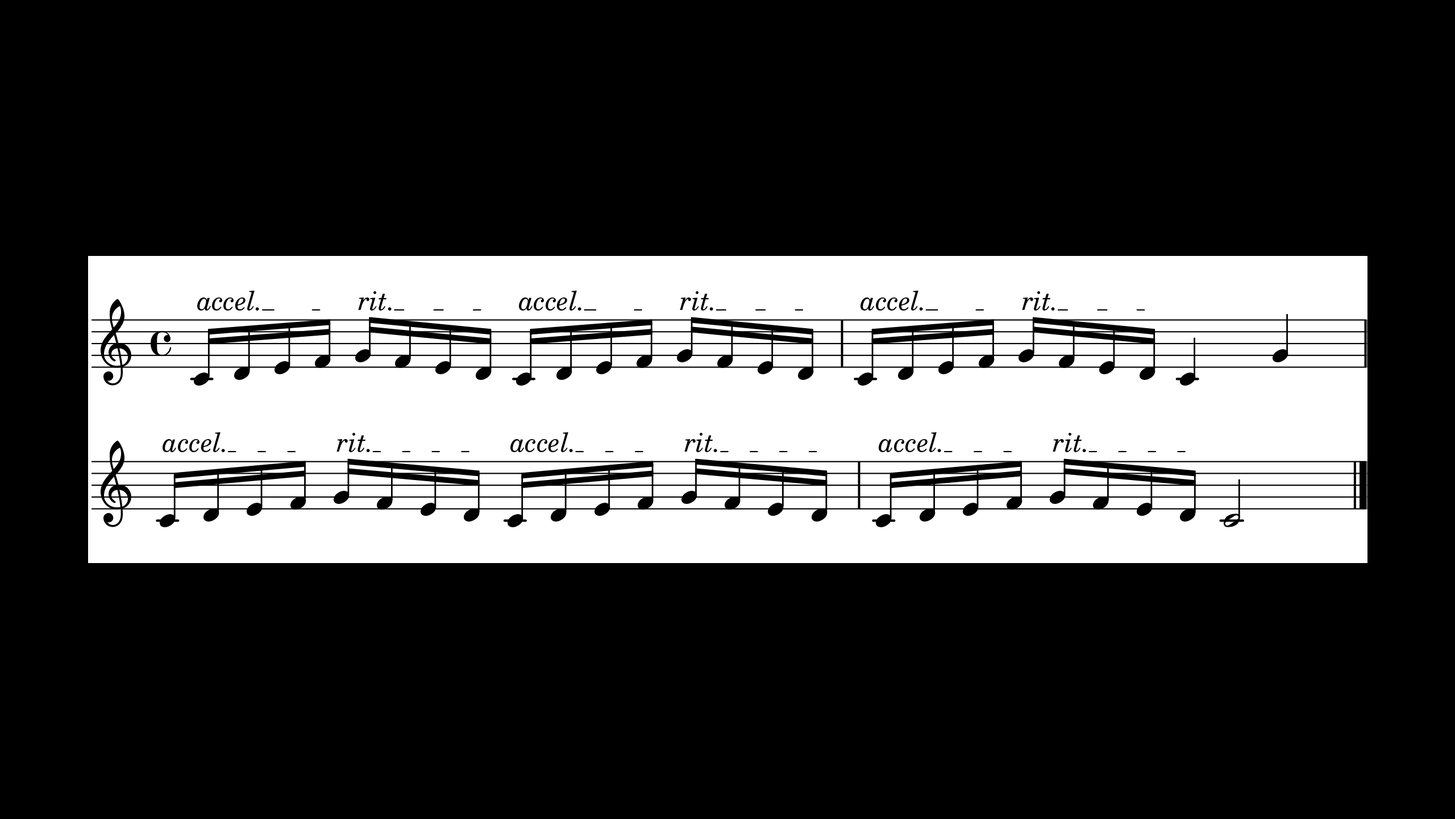
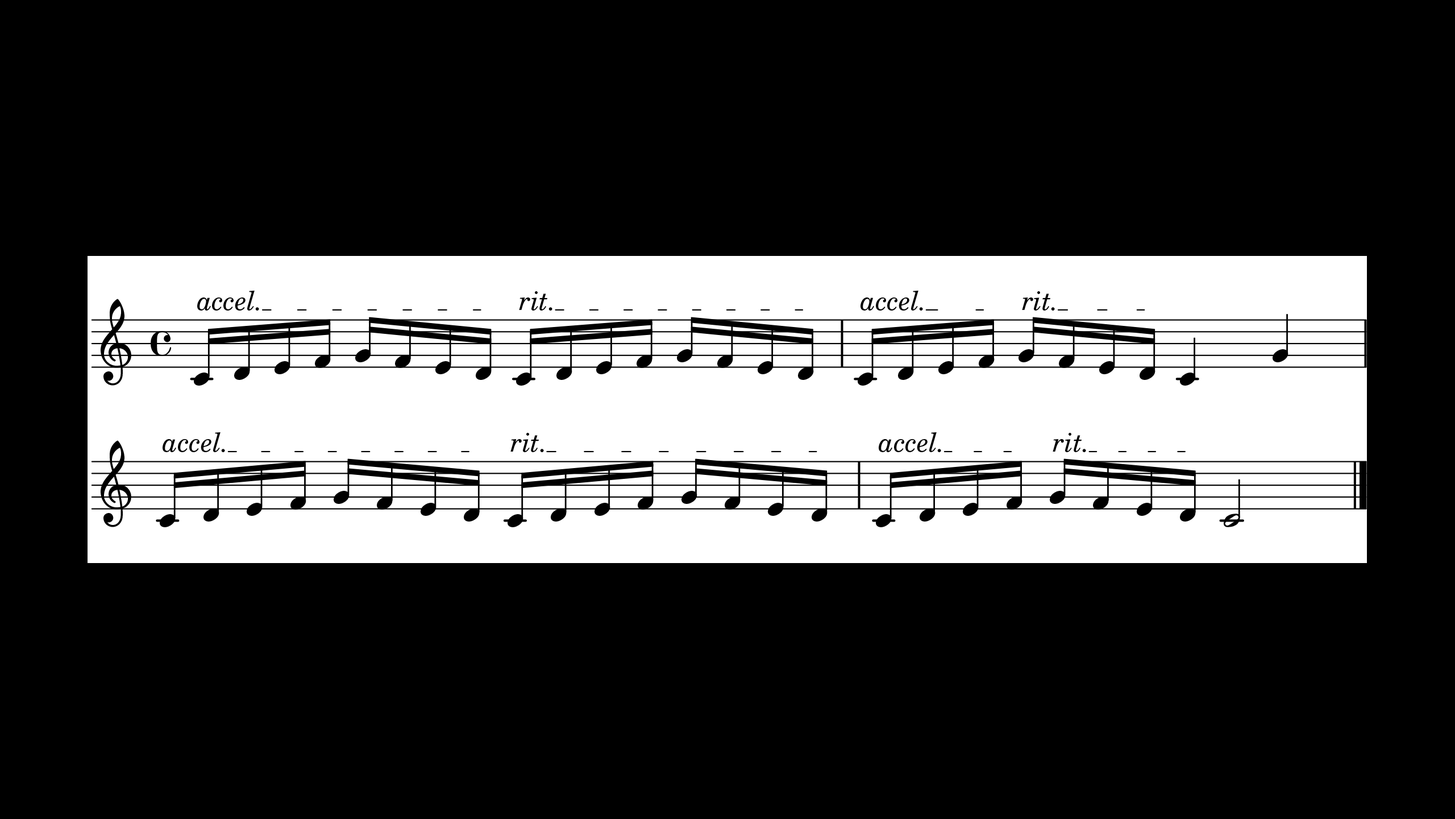
Revision of a layered 1455 x 819 image; what changed, layer by layer:
removed layer "stim_t" over [235, 255, 1368, 563]
added layer "Layer 1" above "Background" over [87, 255, 788, 563]
